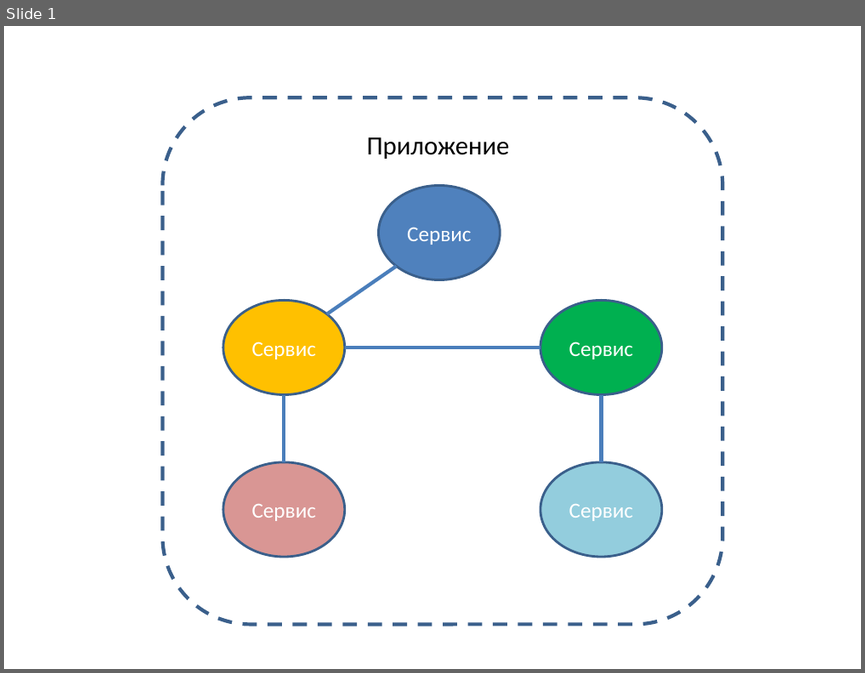
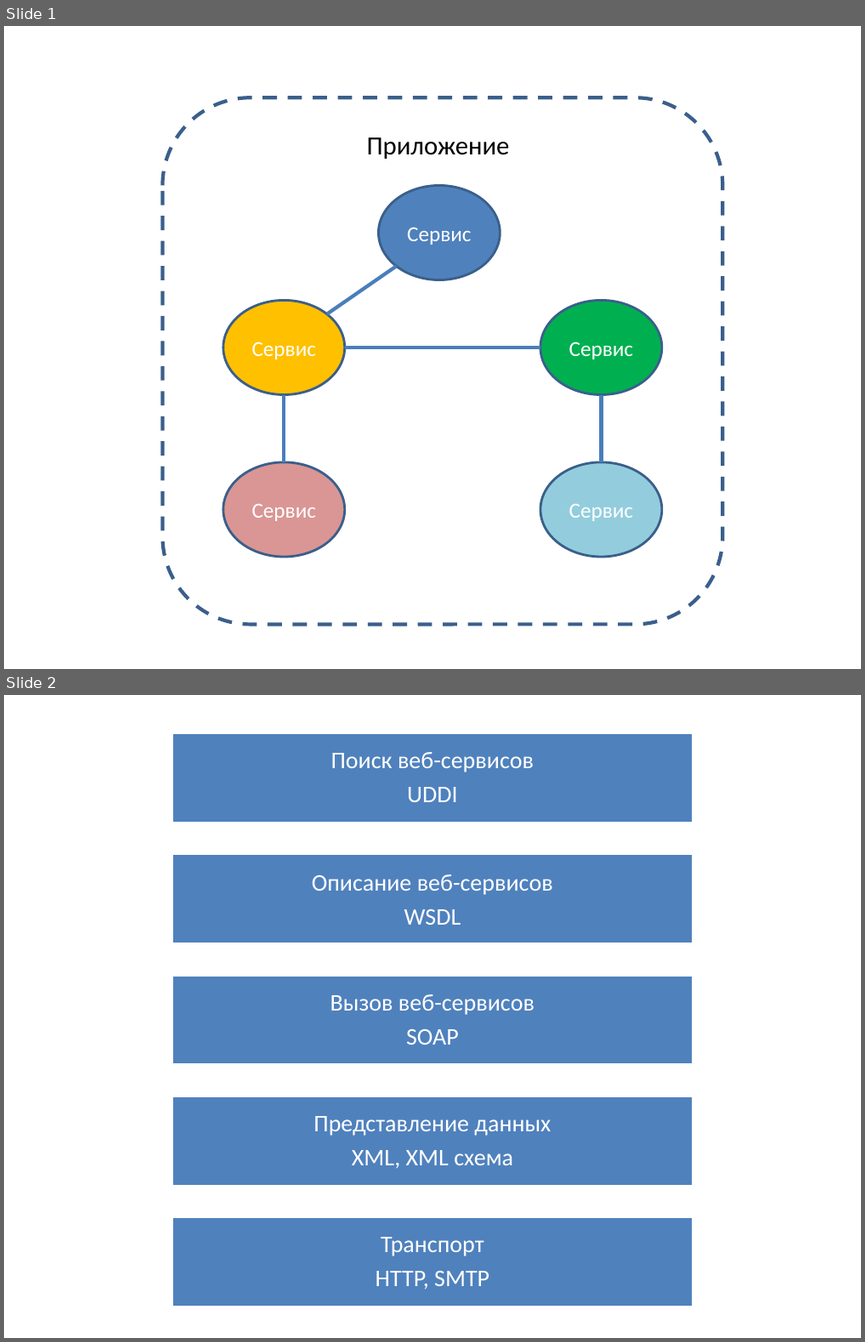
Before and after one commit to fsprogamer/Geekbrains, a slide deck: Docs/Презентация8.pptx. Shown one above the other, each under a label of ours: slide 1 before the commit, slides 1 and 2 after it. The pictures are 865x673 and 865x1342 pixels, drawn with LibreOffice and Linux fonts; fonts in the diff are those of the drawing. Boxes give left, top, right and bottom in pixels: in the first picture for what was removed or moved away, otherwise in the second. Text is boxed around its words. In the diff, an @@ line names an element or a change of style, - is before the commit and + after.

```diff
--- a/Docs/Презентация8.pptx
+++ b/Docs/Презентация8.pptx
@@ slide 2 added at <box>4,695,861,1338</box>, background #FFFFFF @@
@@ group added at <box>172,732,692,1307</box>: 5 rectangles, 5 texts @@
+Поиск веб-сервисов
+UDDI
+Описание веб-сервисов
+WSDL
+Вызов веб-сервисов
+SOAP
+Представление данных
+XML, XML схема
+Транспорт
+HTTP, SMTP
```
Also in this commit, not shown: 1 other slide added, 35 other files.
